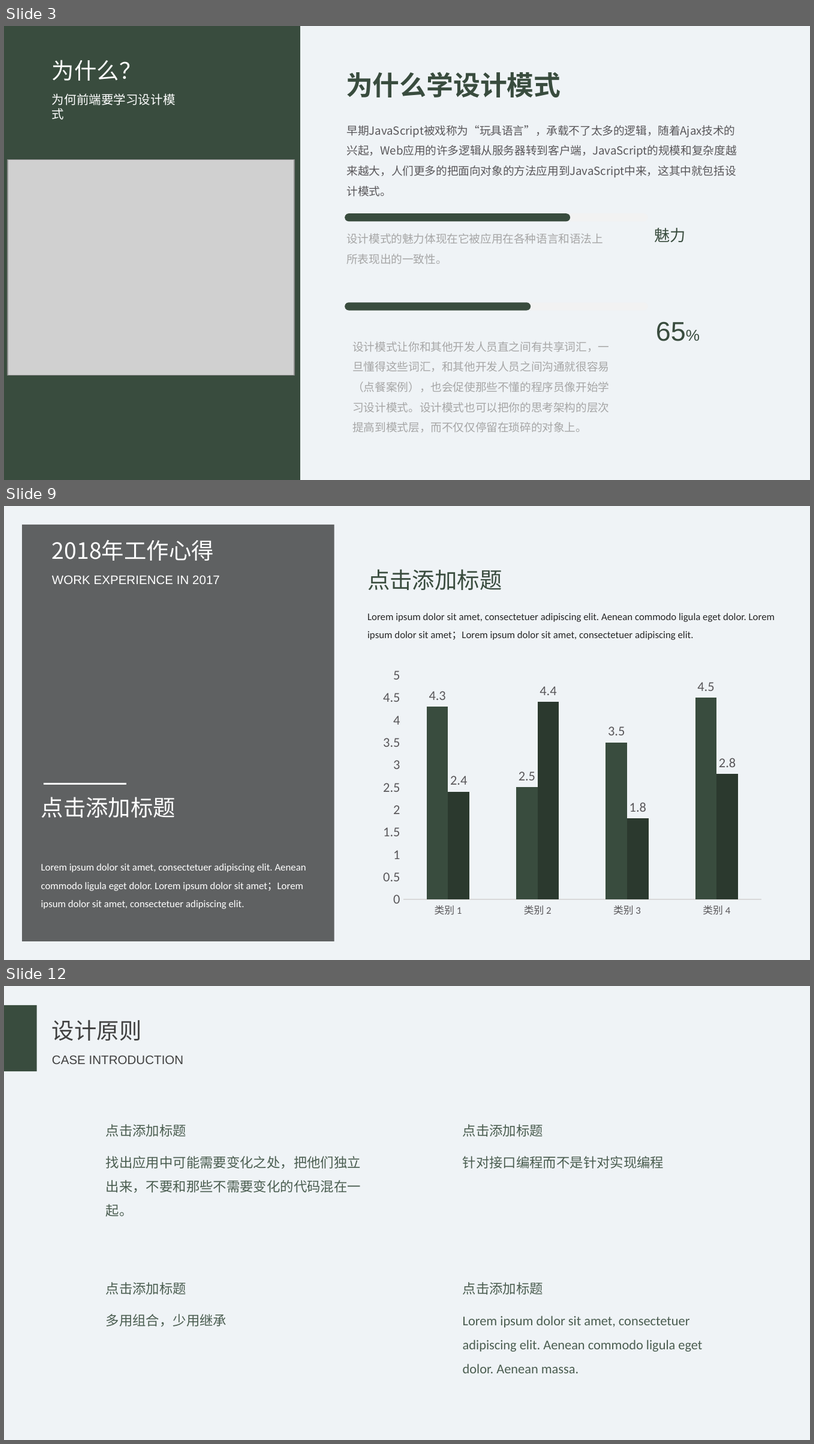
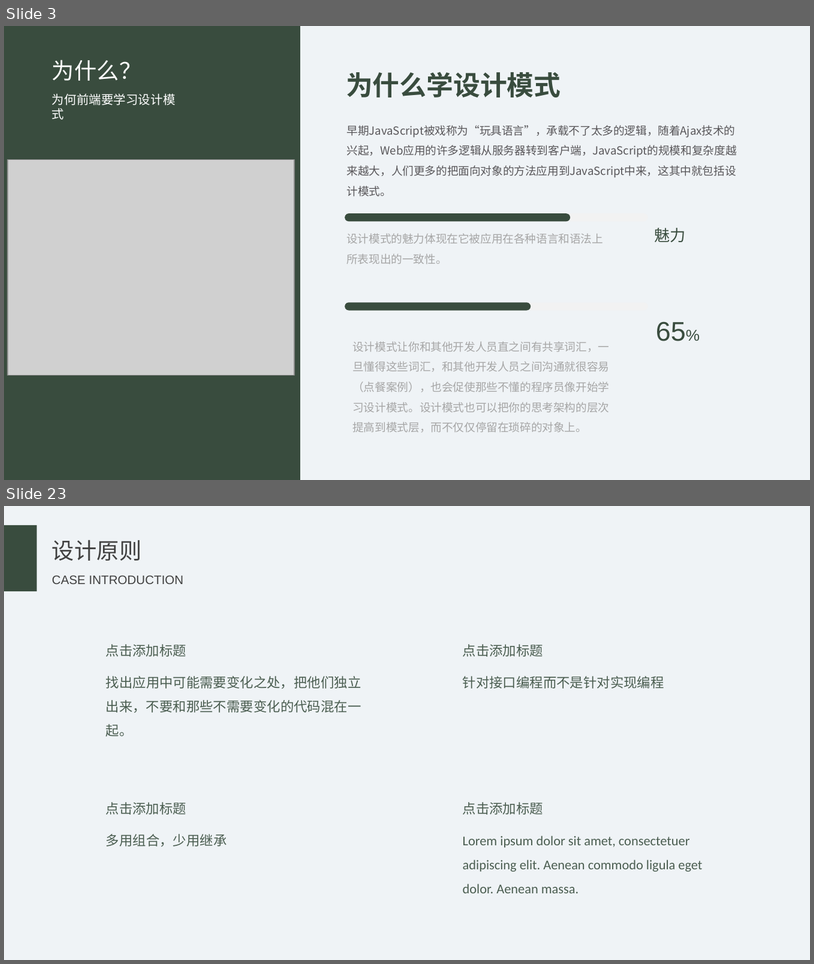
Before and after one commit to HTML-Worker/Design_Pattern_Sharing, a slide deck: doc/设计模式.pptx. Shown one above the other, each under a label of ours: slides 3, 9 and 12 before the commit, slides 3 and 23 after it; the slides between them are not shown. The pictures are 814x1444 and 814x964 pixels, drawn with LibreOffice and Linux fonts; fonts in the diff are those of the drawing; grey boxes stand for pictures. Boxes give left, top, right and bottom in pixels: in the first picture for what was removed or moved away, otherwise in the second. Text is boxed around its words. In the diff, an @@ line names an element or a change of style, - is before the commit and + after.

```diff
--- a/doc/设计模式.pptx
+++ b/doc/设计模式.pptx
@@ slide 9 removed at (4,506,810,960), background #EFF3F6 @@
@@ rectangle removed at (22,525,334,942) @@
@@ text removed at (52,540,214,561) @@
-2018年工作心得
@@ text removed at (52,575,220,584) @@
-WORK EXPERIENCE IN 2017
@@ text removed at (368,569,502,590) @@
-点击添加标题
@@ text removed at (368,613,775,640) @@
-Lorem ipsum dolor sit amet, consectetuer adipiscing elit. Aenean commodo ligula eget dolor. Lorem ipsum dolor sit amet；Lorem ipsum dolor sit amet, consectetuer adipiscing elit.
@@ column chart removed at (360,660,780,942) @@
-categories: 类别 1, 类别 2, 类别 3, 类别 4
-Series 1: 4.3, 2.5, 3.5, 4.5
-Series 2: 2.4, 4.4, 1.8, 2.8
@@ line removed from (44, 783) to (126, 783) @@
@@ text removed at (41,796,176,817) @@
-点击添加标题
@@ text removed at (41,863,306,909) @@
-Lorem ipsum dolor sit amet, consectetuer adipiscing elit. Aenean commodo ligula eget dolor. Lorem ipsum dolor sit amet；Lorem ipsum dolor sit amet, consectetuer adipiscing elit.
@@ what was slide 12 is now slide 23 @@
```
Also in this commit, not shown: 7 slides changed, 16 slides added, 12 other slides removed, 1 other file.
